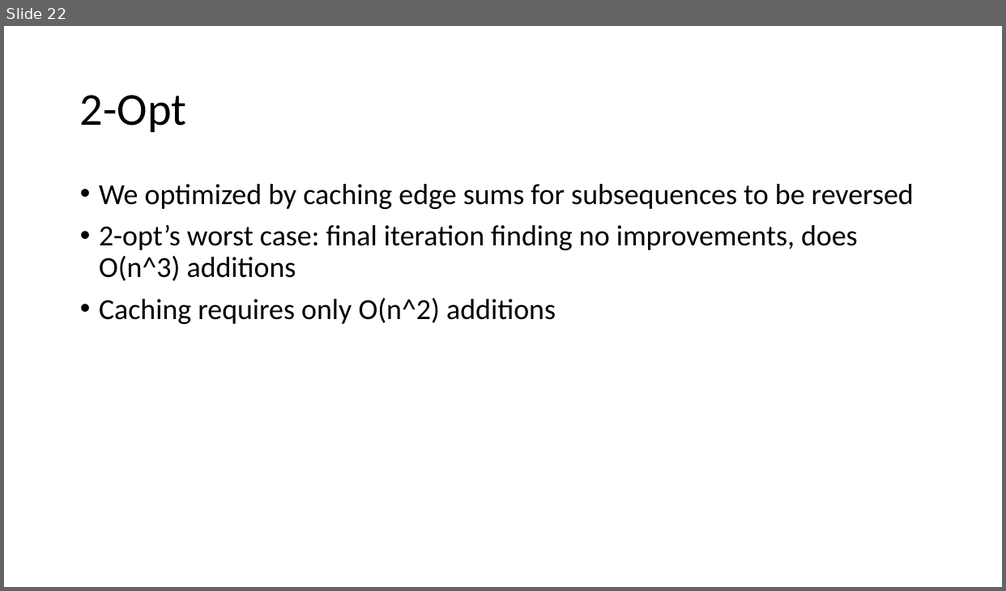
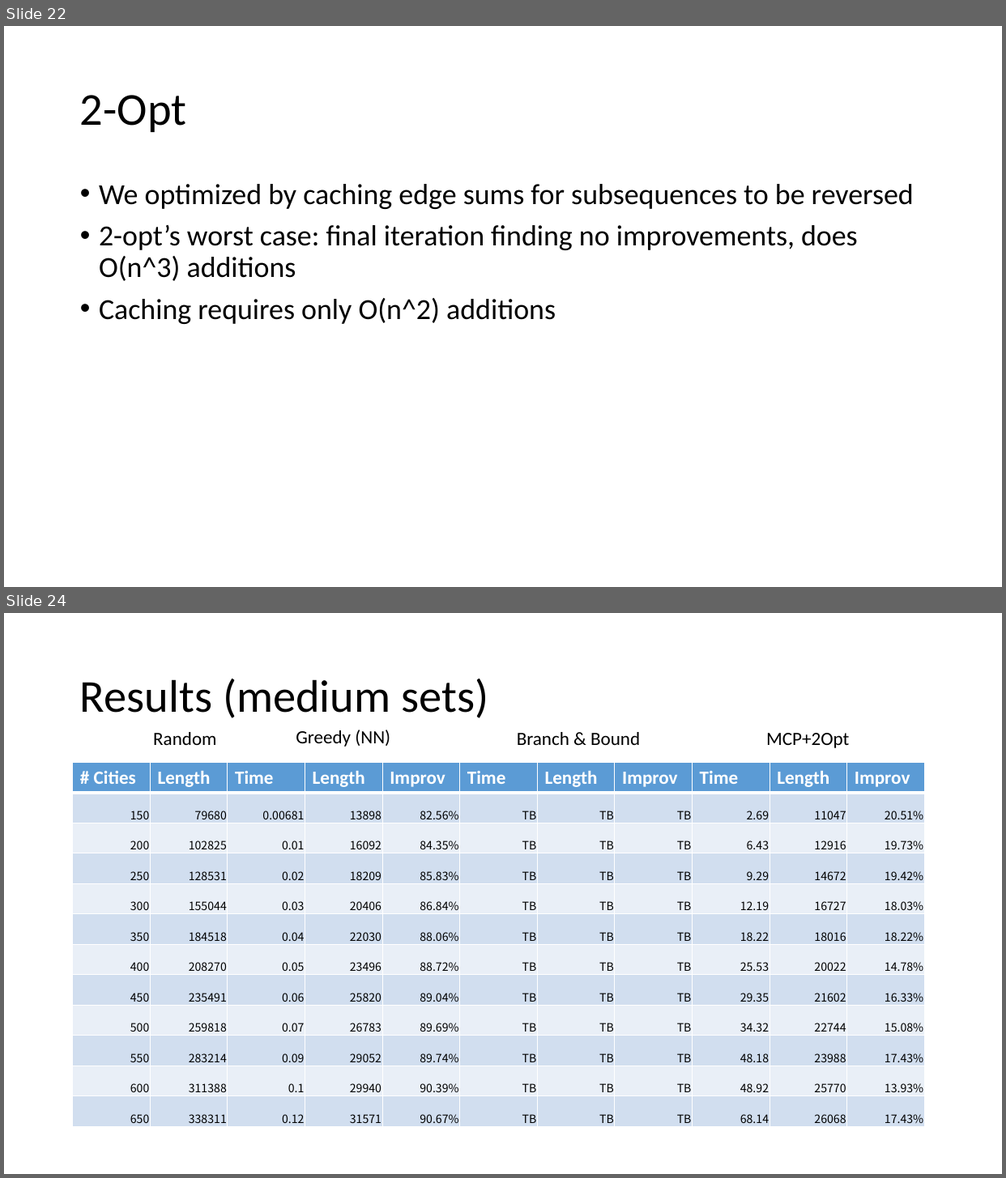
Before and after one commit to depperm/TSP, a slide deck: smallAnimation.pptx. Shown one above the other, each under a label of ours: slide 22 before the commit, slides 22 and 24 after it; the slides between them are not shown. The pictures are 1006x591 and 1006x1178 pixels, drawn with LibreOffice and Linux fonts; fonts in the diff are those of the drawing. Boxes give left, top, right and bottom in pixels: in the first picture for what was removed or moved away, otherwise in the second. Text is boxed around its words. In the diff, an @@ line names an element or a change of style, - is before the commit and + after.

Commit message:
Updated Slideshow
- added updated data from Sean
- added graphics for Popularity and Monte Carlo mod explanations
- should be good to go other than just plugging in any last data we get
on large city sets tonight.

```diff
--- a/smallAnimation.pptx
+++ b/smallAnimation.pptx
@@ slide 24 added at <box>4,613,1002,1174</box>, background #FFFFFF @@
@@ title added at <box>80,679,488,718</box>, 44 pt, text #000000 @@
+Results (medium sets)
@@ text added at <box>153,732,216,745</box>, 18 pt, text #000000 @@
+Random
@@ text added at <box>296,730,390,747</box>, 18 pt, text #000000 @@
+Greedy (NN)
@@ text added at <box>517,732,640,745</box>, 18 pt, text #000000 @@
+Branch & Bound
@@ text added at <box>766,733,849,748</box>, 18 pt, text #000000 @@
+MCP+2Opt
@@ table added at <box>73,763,921,1127</box>, 12 rows, 11 columns @@
+# Cities | Length | Time | Length | Improv | Time | Length | Improv | Time | Length | Improv
+150 | 79680 | 0.00681 | 13898 | 82.56% | TB | TB | TB | 2.69 | 11047 | 20.51%
+200 | 102825 | 0.01 | 16092 | 84.35% | TB | TB | TB | 6.43 | 12916 | 19.73%
+250 | 128531 | 0.02 | 18209 | 85.83% | TB | TB | TB | 9.29 | 14672 | 19.42%
+300 | 155044 | 0.03 | 20406 | 86.84% | TB | TB | TB | 12.19 | 16727 | 18.03%
+350 | 184518 | 0.04 | 22030 | 88.06% | TB | TB | TB | 18.22 | 18016 | 18.22%
+400 | 208270 | 0.05 | 23496 | 88.72% | TB | TB | TB | 25.53 | 20022 | 14.78%
+450 | 235491 | 0.06 | 25820 | 89.04% | TB | TB | TB | 29.35 | 21602 | 16.33%
+500 | 259818 | 0.07 | 26783 | 89.69% | TB | TB | TB | 34.32 | 22744 | 15.08%
+550 | 283214 | 0.09 | 29052 | 89.74% | TB | TB | TB | 48.18 | 23988 | 17.43%
+600 | 311388 | 0.1 | 29940 | 90.39% | TB | TB | TB | 48.92 | 25770 | 13.93%
+650 | 338311 | 0.12 | 31571 | 90.67% | TB | TB | TB | 68.14 | 26068 | 17.43%
```
Also in this commit, not shown: 2 slides changed, 1 other slide added.
